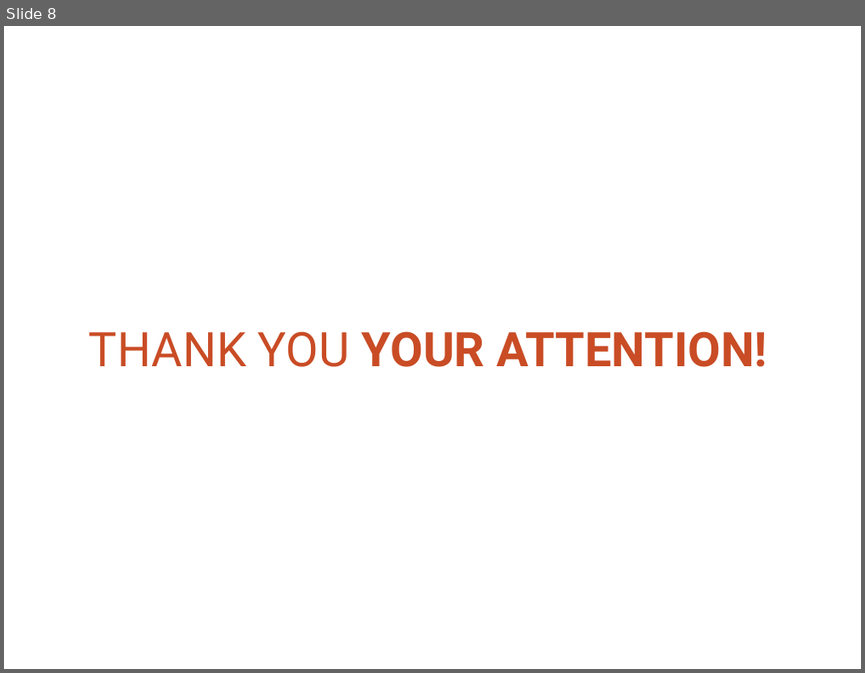
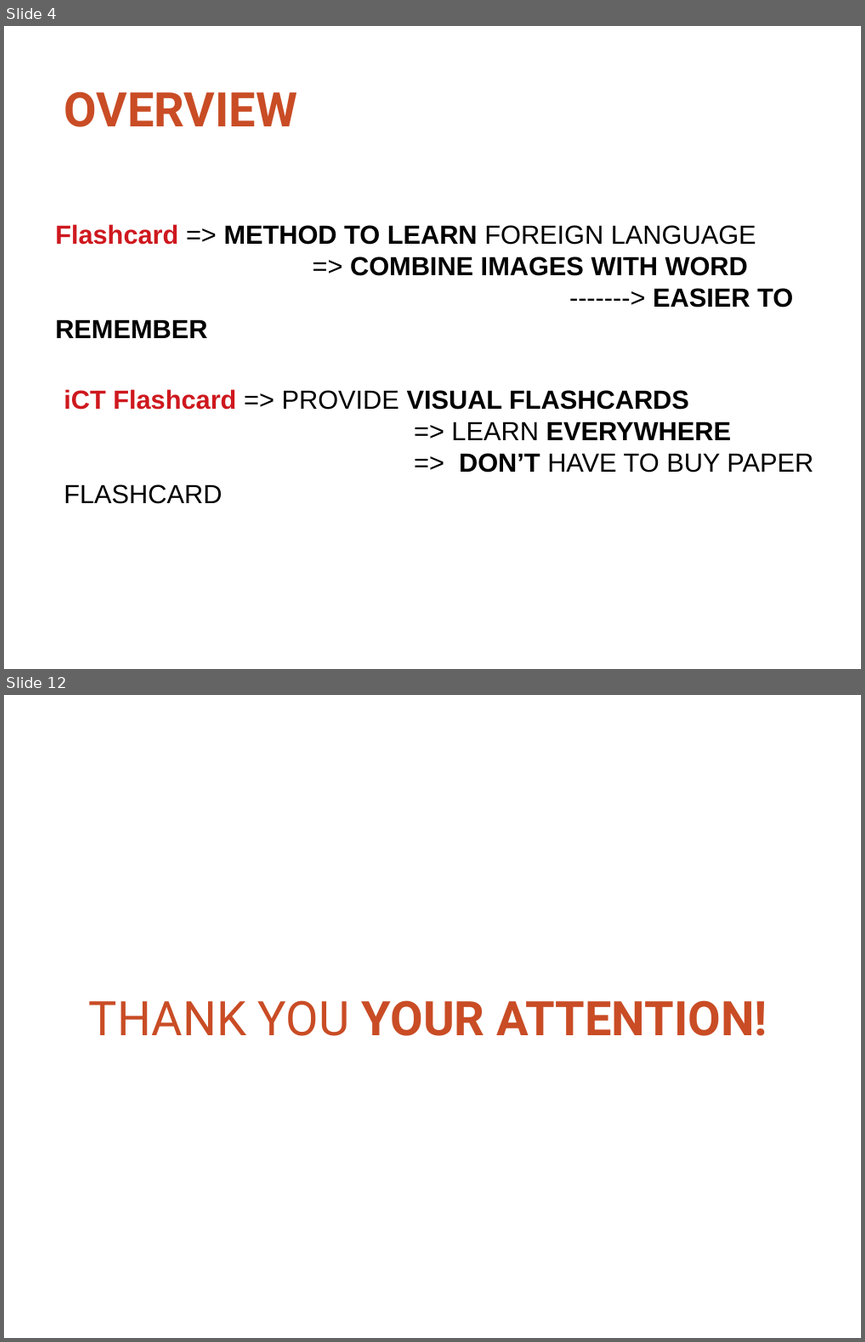
Before and after one commit to thoatran/iCT-Flashcard, a slide deck: docs/ReportSlides.pptx. Shown one above the other, each under a label of ours: slide 8 before the commit, slides 4 and 12 after it; the slides between them are not shown. The pictures are 865x673 and 865x1342 pixels, drawn with LibreOffice and Linux fonts; fonts in the diff are those of the drawing; background and template pictures are left out. Boxes give left, top, right and bottom in pixels: in the first picture for what was removed or moved away, otherwise in the second. Text is boxed around its words. In the diff, an @@ line names an element or a change of style, - is before the commit and + after.

```diff
--- a/docs/ReportSlides.pptx
+++ b/docs/ReportSlides.pptx
@@ slide 4 added at [4,26,861,669], background #FFFFFF @@
@@ text added at [64,91,298,127], 40 pt, text #C94C25, bold @@
+OVERVIEW
@@ text added at [55,224,793,338], 22 pt, text #000000, bold @@
+Flashcard => METHOD TO LEARN FOREIGN LANGUAGE
+=> COMBINE IMAGES WITH WORD
+-------> EASIER TO REMEMBER
@@ text added at [64,389,813,504], 22 pt, text #000000, bold @@
+iCT Flashcard => PROVIDE VISUAL FLASHCARDS
+=> LEARN EVERYWHERE
+=> DON’T HAVE TO BUY PAPER FLASHCARD
@@ what was slide 8 is now slide 12 @@
```
Also in this commit, not shown: 3 slides changed, 7 other slides added, 4 slides removed, 2 other files.
